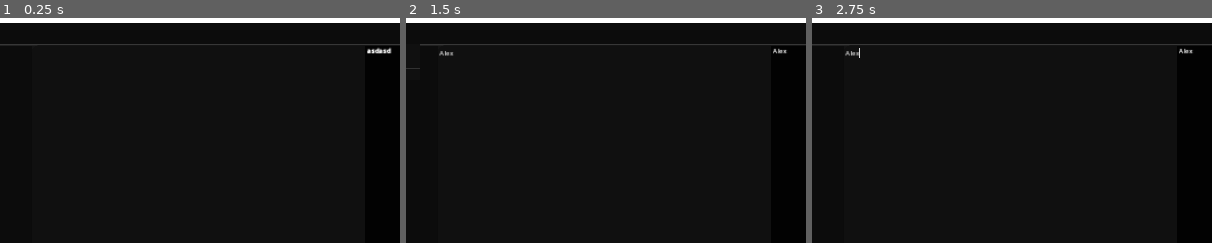
Above: before the commit, frames 1-3 (left to right).
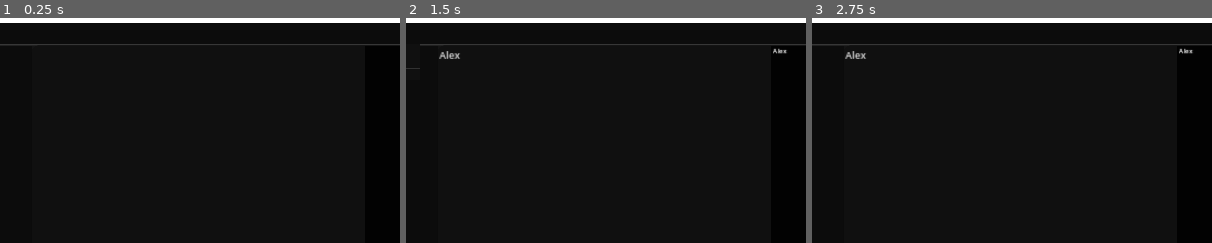
Above: after the commit, the same moments.

Repository: MRluUnity/Deer-s-Markdown-Tool
Game: Godot game, scene res://scenes/main.tscn
The game is run twice, just before and just after one commit, with the same random seed, the same clock (stepped at 60 frames per second) and the same inputs.
Inputs (mouse positions are % of the whole screen's width and height, from its top left):
- Up to frame 1 (0.25 s): no input
- Up to frame 2 (1.5 s): click (37, 52) at 0.52 s; type "Alex" at 0.6 s; click "文件" at 1.25 s
- Up to frame 3 (2.75 s): click "帮助" at 2 s
The pictures show only the part of the screen within x 12-62%, y 0-50%; the shares and areas given below are measured in that part.

The runs differ from the first frame. In frame 1, 0.1% of the frame differs, in the area x 91-98%, y 13-16%; in frame 2, 0.1%; in frame 3, 0.1%, in the area x 8-14%, y 13-19%.

Commit message:
大改了语法解析方法，现在支持斜体、粗体、粗斜体的语法了

Diff:
--- a/project.godot
+++ b/project.godot
@@ -22,6 +22,8 @@
 window/size/viewport_width=1920
 window/size/viewport_height=1080
 window/size/transparent=true
+window/size/window_width_override=1440
+window/size/window_height_override=810
 window/subwindows/embed_subwindows=false
 window/stretch/mode="canvas_items"
 window/stretch/aspect="expand"
--- a/scenes/context_panel_container.gd
+++ b/scenes/context_panel_container.gd
@@ -19,7 +19,6 @@
 #region 变量
 @onready var text_edit: TextEdit = %TextEdit
 @onready var context_text: VBoxContainer = %ContextText
-
 #endregion
 
 # TODO 内容UI ===============>虚方法<===============
@@ -48,70 +47,86 @@
 # TODO_FUC 头部UI：帮助菜单按钮：文字编辑器：id_pressed信号
 func _on_text_edit_lines_edited_from(from_line: int, to_line: int) -> void:
 	var edit_texts : PackedStringArray = text_edit.text.split("\n")
+	var title_level : int = 0
+
 	for i in context_text.get_children():
 		i.queue_free()
 
-	for i in edit_texts:
-		var texture_label : RichTextLabel = RichTextLabel.new()
-		var text : String = i
+	for edit_text in edit_texts:
+		var chars : Array = edit_text.split("")
+		var texture_label : RichTextLabel = create_rich_text_label()
 
-		text = process_title(i, texture_label)
+		title_level = process_title(chars, texture_label)
 
-		text = process_bold(text)
+		chars = process_b_and_i(chars)
 
+		for char in chars:
+			texture_label.text += char
+
+		texture_label.text = texture_label.text.erase(0, title_level)
 		context_text.add_child(texture_label)
-		texture_label.fit_content = true
-		texture_label.bbcode_enabled = true
-		texture_label.text = text
 #endregion
 
 # TODO 内容UI ===============>工具方法<===============
 #region 工具方法
+# TODO_FUC 内容UI：初始化RichTextLabel
+func create_rich_text_label() -> RichTextLabel:
+	var texture_label : RichTextLabel = RichTextLabel.new()
+	texture_label.selection_enabled = true
+	texture_label.fit_content = true
+	texture_label.bbcode_enabled = true
+	return texture_label
+
+# TODO_FUC 内容UI：设置字体大小
 func set_font_size(size : int, texture_label : RichTextLabel) -> void:
 	texture_label.add_theme_font_size_override("normal_font_size", size)
 	texture_label.add_theme_font_size_override("bold_font_size", size)
 	texture_label.add_theme_font_size_override("italics_font_size", size)
 	texture_label.add_theme_font_size_override("bold_italics_font_size", size)
 
-# TODO_FUC 内容UI：标题语法
-func process_title(text : String, texture_label : RichTextLabel) -> String:
-	if not text.begins_with("#"): return text
-	if text.begins_with("##### "):
-		set_font_size(24, texture_label)
-		return text.erase(0, 6)
-	elif text.begins_with("#### "):
-		set_font_size(36, texture_label)
-		return text.erase(0, 5)
-	elif text.begins_with("### "):
-		set_font_size(48, texture_label)
-		return text.erase(0, 4)
-	elif text.begins_with("## "):
-		set_font_size(60, texture_label)
-		return text.erase(0, 3)
-	elif text.begins_with("# "):
-		set_font_size(72, texture_label)
-		return text.erase(0, 2)
-	return text
+# TODO_FUC 内容UI：标题语法处理
+func process_title(chars : Array, texture_label : RichTextLabel) -> int:
+	match chars:
+		["#", "#", "#", "#", "#", " ", ..]:
+			set_font_size(24, texture_label)
+			return 6
+		["#", "#", "#", "#", " ",..]:
+			set_font_size(36, texture_label)
+			return 5
+		["#", "#", "#", " ",..]:
+			set_font_size(48, texture_label)
+			return 4
+		["#", "#", " ", ..]:
+			set_font_size(60, texture_label)
+			return 3
+		["#", " ", ..]:
+			set_font_size(72, texture_label)
+			return 2
+	return 0
 
-func process_bold(text : String) -> String:
-	var bold_text : String = ""
-	var is_bold : bool = false
-	var star_number : int = 0
+# TODO_FUC 内容UI：粗体、斜体语法处理
+func process_b_and_i(chars : Array) -> Array:
+	if chars[chars.find("*")] == "*" and chars[chars.rfind("*")] == "*":
+		# 判断是否满足加粗
+		if chars.size() > chars.find("*") + 1 \
+		and chars[chars.find("*") + 1] == "*" \
+		and chars[chars.rfind("*") - 1] == "*" \
+		and chars.rfind("*") != chars.find("*") + 1 \
+		and chars.rfind("*") - 1 != chars.find("*"):
+			chars.pop_at(chars.find("*"))
+			chars[chars.find("*")] = "**"
+			chars.pop_at(chars.rfind("*",) - 1)
+			chars[chars.rfind("*")] = "**"
 
-	for char in text:
-		if char == "*":
-			star_number += 1
-			if star_number == 2 and is_bold:
-				bold_text += "[/b]"
-				is_bold = false
-			elif star_number == 2:
-				bold_text += "[b]"
-				is_bold = true
-			continue
-		else :
-			star_number = 0
+			# 加粗处理
+			if chars.find("**") != -1:
+				chars[chars.find("**")] = "[b]"
+			if chars.rfind("**") != -1:
+				chars[chars.rfind("**")] = "[/b]"
 
-		bold_text += char
-		text = bold_text
-	return text
+		# 斜体处理
+		if chars.find("*") != chars.rfind("*"):
+			chars[chars.find("*")] = "[i]"
+			chars[chars.rfind("*")] = "[/i]"
+	return chars
 #endregion
--- a/scenes/main.tscn
+++ b/scenes/main.tscn
@@ -113,17 +113,12 @@
 unique_name_in_owner = true
 custom_minimum_size = Vector2(800, 0)
 layout_mode = 2
+theme_override_font_sizes/font_size = 24
 
 [node name="ContextText" type="VBoxContainer" parent="UI/PanelContainer/MarginContainer/PanelContainer/MainLayoutContainer/MainPanelContainer/MarginContainer/HSplitContainer/ContextPanelContainer/MarginContainer/HBoxContainer"]
 unique_name_in_owner = true
 custom_minimum_size = Vector2(800, 0)
 layout_mode = 2
-
-[node name="RichTextLabel" type="RichTextLabel" parent="UI/PanelContainer/MarginContainer/PanelContainer/MainLayoutContainer/MainPanelContainer/MarginContainer/HSplitContainer/ContextPanelContainer/MarginContainer/HBoxContainer/ContextText"]
-custom_minimum_size = Vector2(0, 340)
-layout_mode = 2
-bbcode_enabled = true
-text = "[b]asdasd[/b]"
 
 [node name="UI_EX" type="CanvasLayer" parent="."]
 
